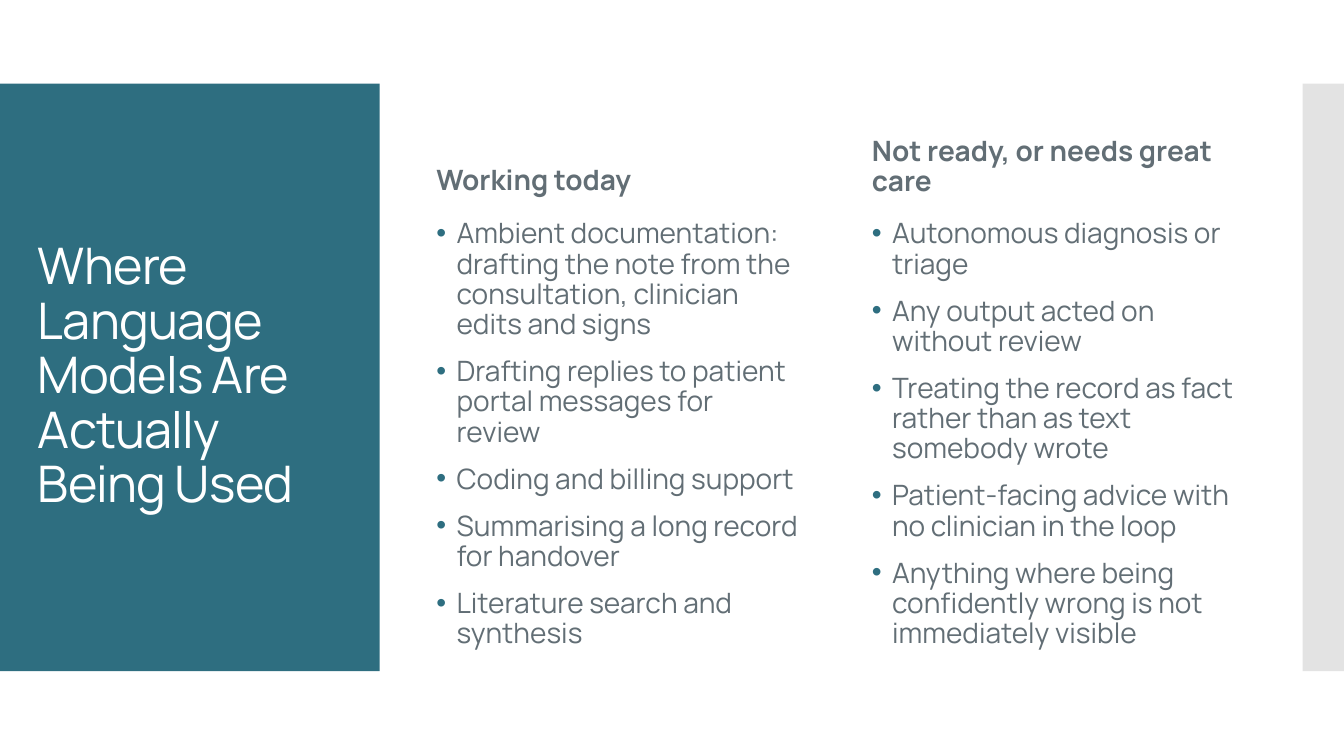
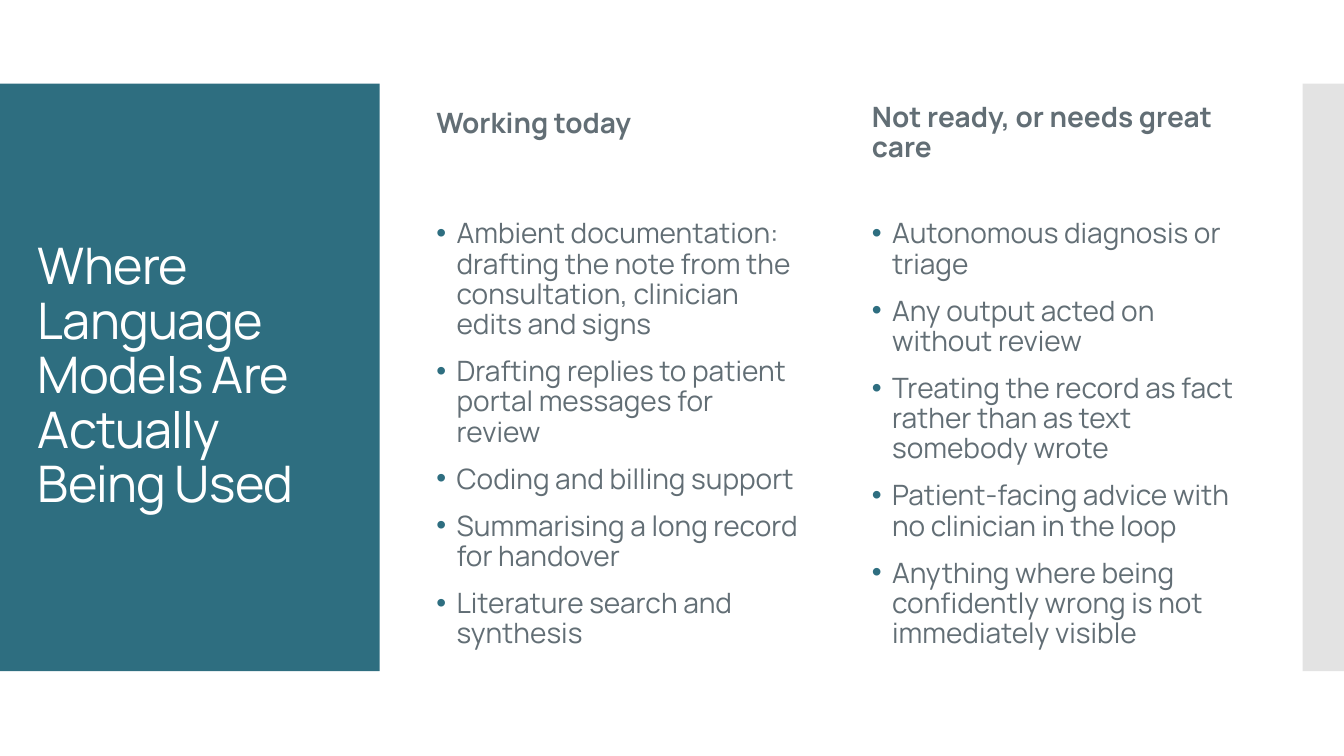
Before and after one commit to rgiffen/ai-fundamentals-healthcare, a slide deck: slide 20 of slides/AI Fundamentals for Healthcare - Session 3 - Deep Learning and Generative AI.pptx. Drawn at 1344x756 pixels with LibreOffice and Linux fonts; fonts in the diff are those of the drawing. Boxes give left, top, right and bottom in pixels: in the first picture for what was removed or moved away, otherwise in the second. Text is boxed around its words. In the diff, an @@ line names an element or a change of style, - is before the commit and + after.

```diff
--- a/slides/AI Fundamentals for Healthcare - Session 3 - Deep Learning and Generative AI.pptx
+++ b/slides/AI Fundamentals for Healthcare - Session 3 - Deep Learning and Generative AI.pptx
@@ text "Working today": place and size @@
-text "Working today" at (436,169,631,197)
+text "Working today" at (436,112,631,140)
@@ text "Not ready, or needs great ...": place and size @@
-text "Not ready, or needs great ..." at (872,141,1212,192)
+text "Not ready, or needs great ..." at (872,107,1212,158)
```
Also in this commit, not shown: 2 other slides changed, 1 slide removed, 5 other files.
